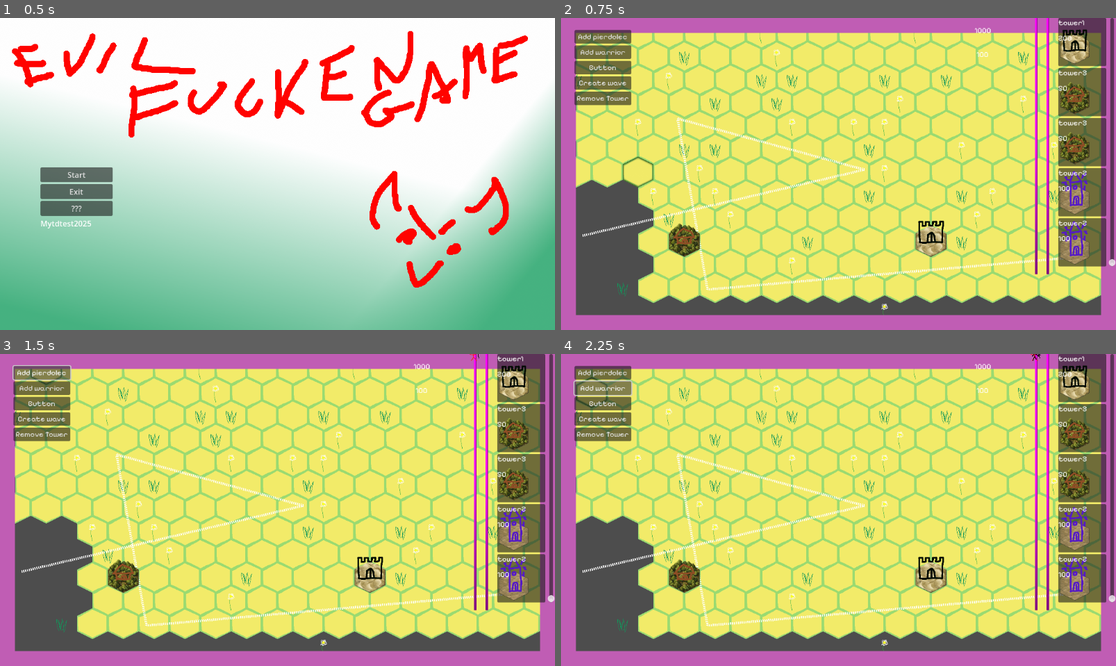
Above: before the commit, frames 1-4 (two rows, left to right).
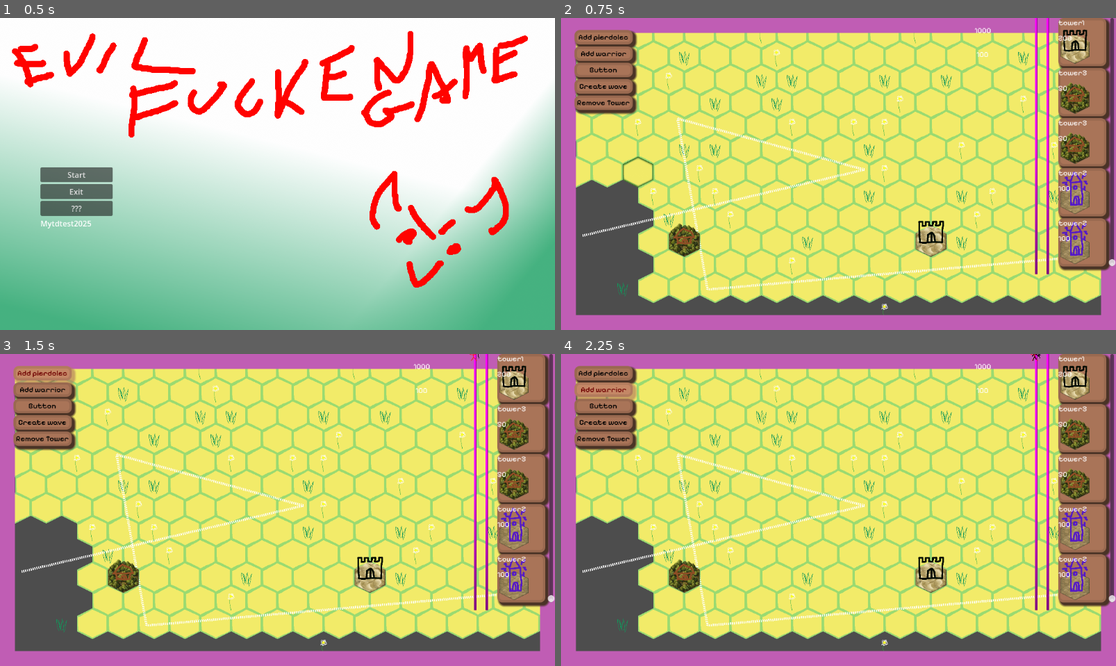
Above: after the commit, the same moments.

Repository: qazplmqazpl/TDtest
Game: Godot game, scene res://Scenes/Main/Menus/main_menu.tscn
Same seed, same stepped clock (60 frames per second), same inputs: the game is played once before the commit and once after it.
Inputs:
- Up to frame 1 (0.5 s): no input
- Up to frame 2 (0.75 s): click "Start" at 0.5 s
- Up to frame 3 (1.5 s): click "Add pierdolec" at 1.25 s
- Up to frame 4 (2.25 s): click "Add warrior" at 2 s

Frame 1 is identical in both runs. In frame 2, 8.7% of the frame differs, in the area x 2-99%, y 0-82%; in frame 3, 8.7%; in frame 4, 8.7%.

Commit message:
further theme changes

Diff:
--- /dev/null
+++ b/Assets/Themes/Level/ButtonHoverStyleBoxFlat.tres
@@ -0,0 +1,16 @@
+[gd_resource type="StyleBoxFlat" format=3 uid="uid://10nfujp8sdbf"]
+
+[resource]
+bg_color = Color(0.77, 0.52976, 0.4004, 1)
+border_width_left = 5
+border_width_top = 5
+border_width_right = 5
+border_width_bottom = 5
+border_color = Color(0.7, 0.4816, 0.364, 1)
+corner_radius_top_left = 10
+corner_radius_top_right = 10
+corner_radius_bottom_right = 10
+corner_radius_bottom_left = 10
+shadow_color = Color(0.7, 0.4816, 0.364, 0.647059)
+shadow_size = 5
+shadow_offset = Vector2(5, 5)
--- /dev/null
+++ b/Assets/Themes/Level/ButtonNormalStyleBoxFlat.tres
@@ -0,0 +1,16 @@
+[gd_resource type="StyleBoxFlat" format=3 uid="uid://bdbn3itbfb5s0"]
+
+[resource]
+bg_color = Color(0.661245, 0.454479, 0.344874, 1)
+border_width_left = 5
+border_width_top = 5
+border_width_right = 5
+border_width_bottom = 5
+border_color = Color(0.6, 0.4128, 0.312, 1)
+corner_radius_top_left = 10
+corner_radius_top_right = 10
+corner_radius_bottom_right = 10
+corner_radius_bottom_left = 10
+shadow_color = Color(0.29, 0.19952, 0.1508, 1)
+shadow_size = 5
+shadow_offset = Vector2(5, 5)
--- /dev/null
+++ b/Assets/Themes/Level/ButtonPressedStyleBoxFlat.tres
@@ -0,0 +1,16 @@
+[gd_resource type="StyleBoxFlat" format=3 uid="uid://cbtejer6pmwgu"]
+
+[resource]
+bg_color = Color(0.88, 0.60544, 0.4576, 1)
+border_width_left = 5
+border_width_top = 5
+border_width_right = 5
+border_width_bottom = 5
+border_color = Color(0.8, 0.5504, 0.416, 1)
+corner_radius_top_left = 10
+corner_radius_top_right = 10
+corner_radius_bottom_right = 10
+corner_radius_bottom_left = 10
+shadow_color = Color(0.7, 0.4816, 0.364, 0.647059)
+shadow_size = 5
+shadow_offset = Vector2(5, 5)
--- a/Scenes/Main/main.tscn
+++ b/Scenes/Main/main.tscn
@@ -19,6 +19,10 @@
 [ext_resource type="Texture2D" uid="uid://b68pjaduq0skm" path="res://Assets/Tilesets/Myset/foliage/foliageatlas.png" id="11_es6iu"]
 [ext_resource type="Script" uid="uid://w6qxt11kt7y0" path="res://Scenes/Main/enemy_path_end.gd" id="12_4e4y2"]
 [ext_resource type="FontFile" uid="uid://eulsejrydxi" path="res://Assets/Fonts/Pixelify_Sans/PixelifySans-VariableFont_wght.ttf" id="13_1t20g"]
+[ext_resource type="FontFile" uid="uid://c3bdiv3c7qici" path="res://Assets/Fonts/Pixelify_Sans/static/PixelifySans-Medium.ttf" id="13_ifk88"]
+[ext_resource type="StyleBox" uid="uid://10nfujp8sdbf" path="res://Assets/Themes/Level/ButtonHoverStyleBoxFlat.tres" id="13_tdwxr"]
+[ext_resource type="StyleBox" uid="uid://bdbn3itbfb5s0" path="res://Assets/Themes/Level/ButtonNormalStyleBoxFlat.tres" id="14_4o5wv"]
+[ext_resource type="StyleBox" uid="uid://cbtejer6pmwgu" path="res://Assets/Themes/Level/ButtonPressedStyleBoxFlat.tres" id="15_4a3kt"]
 [ext_resource type="Theme" uid="uid://bg22bmq6g8wxd" path="res://Assets/Themes/TowerMenuTheme.tres" id="18_1t20g"]
 
 [sub_resource type="TileSetAtlasSource" id="TileSetAtlasSource_es6iu"]
@@ -181,8 +185,20 @@
 sources/0 = SubResource("TileSetAtlasSource_2a143")
 sources/1 = SubResource("TileSetScenesCollectionSource_wliom")
 
+[sub_resource type="StyleBoxEmpty" id="StyleBoxEmpty_4a3kt"]
+
 [sub_resource type="Theme" id="Theme_1t20g"]
 default_font = ExtResource("13_1t20g")
+Button/colors/font_color = Color(0, 0, 0, 1)
+Button/colors/font_focus_color = Color(0, 0, 0, 1)
+Button/colors/font_hover_color = Color(0.431373, 0, 0, 1)
+Button/colors/font_hover_pressed_color = Color(0.431373, 0, 0, 1)
+Button/colors/font_pressed_color = Color(0.431373, 0, 0, 1)
+Button/fonts/font = ExtResource("13_ifk88")
+Button/styles/focus = SubResource("StyleBoxEmpty_4a3kt")
+Button/styles/hover = ExtResource("13_tdwxr")
+Button/styles/normal = ExtResource("14_4o5wv")
+Button/styles/pressed = ExtResource("15_4a3kt")
 
 [sub_resource type="PlaceholderTexture2D" id="PlaceholderTexture2D_imbg2"]
 
Not shown: 1 places in Scenes/Main/main.tscn that only renumber resources
